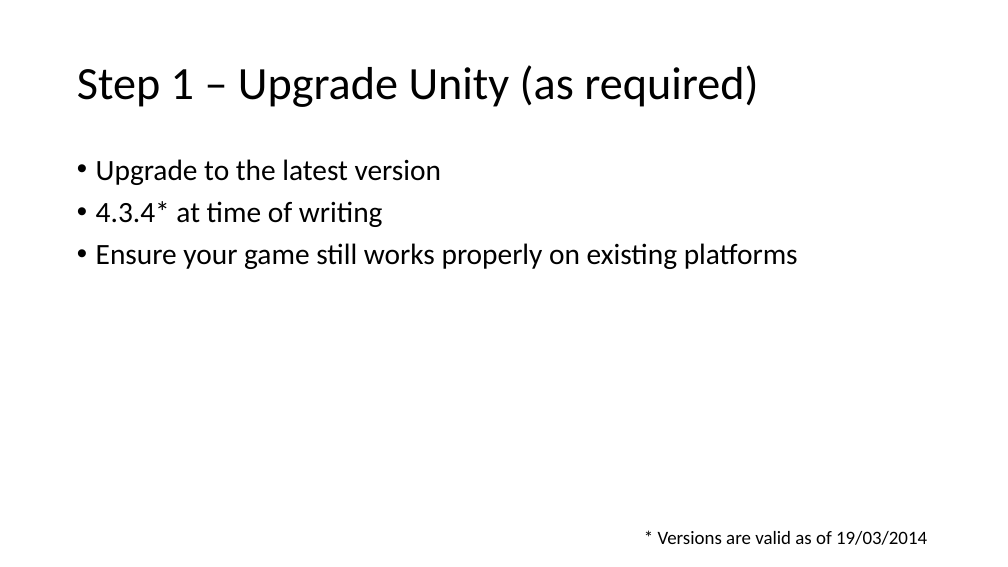
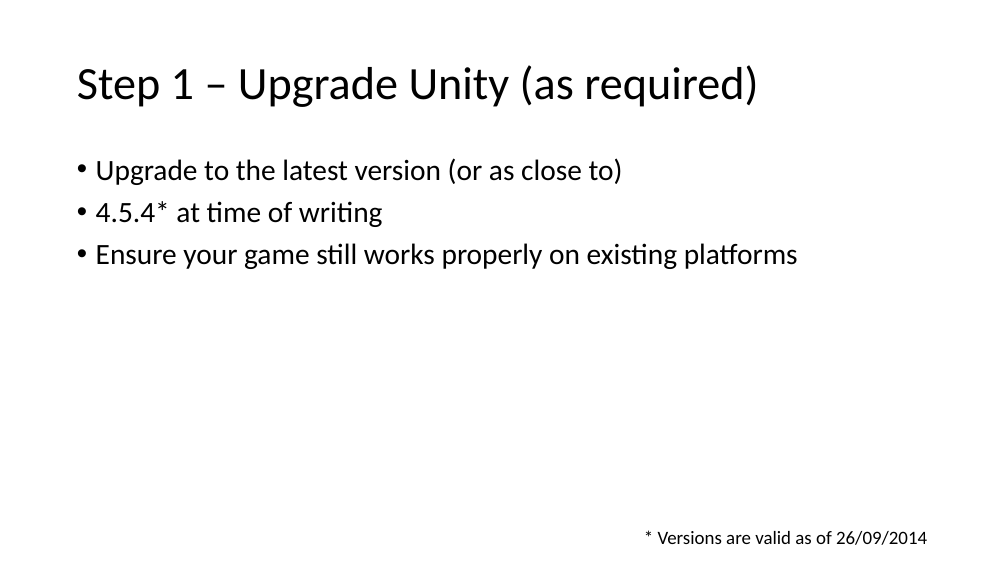
Before and after one commit to quandtm/UnityWin8Porting, a slide deck: slide 2 of PortingUnity_Win8.pptx. Drawn at 1008x567 pixels with LibreOffice and Linux fonts; fonts in the diff are those of the drawing. Boxes give left, top, right and bottom in pixels: in the first picture for what was removed or moved away, otherwise in the second. Text is boxed around its words. In the diff, an @@ line names an element or a change of style, - is before the commit and + after.

```diff
--- a/PortingUnity_Win8.pptx
+++ b/PortingUnity_Win8.pptx
@@ text at [96, 158, 623, 227]: text changed @@
-• Upgrade to the latest version
-• 4.3.4* at time of writing
+• Upgrade to the latest version (or as close to)
+• 4.5.4* at time of writing
@@ text at [658, 531, 927, 545]: text changed @@
-* Versions are valid as of 19/03/2014
+* Versions are valid as of 26/09/2014
```
Also in this commit, not shown: 5 other slides changed, 2 slides added.
